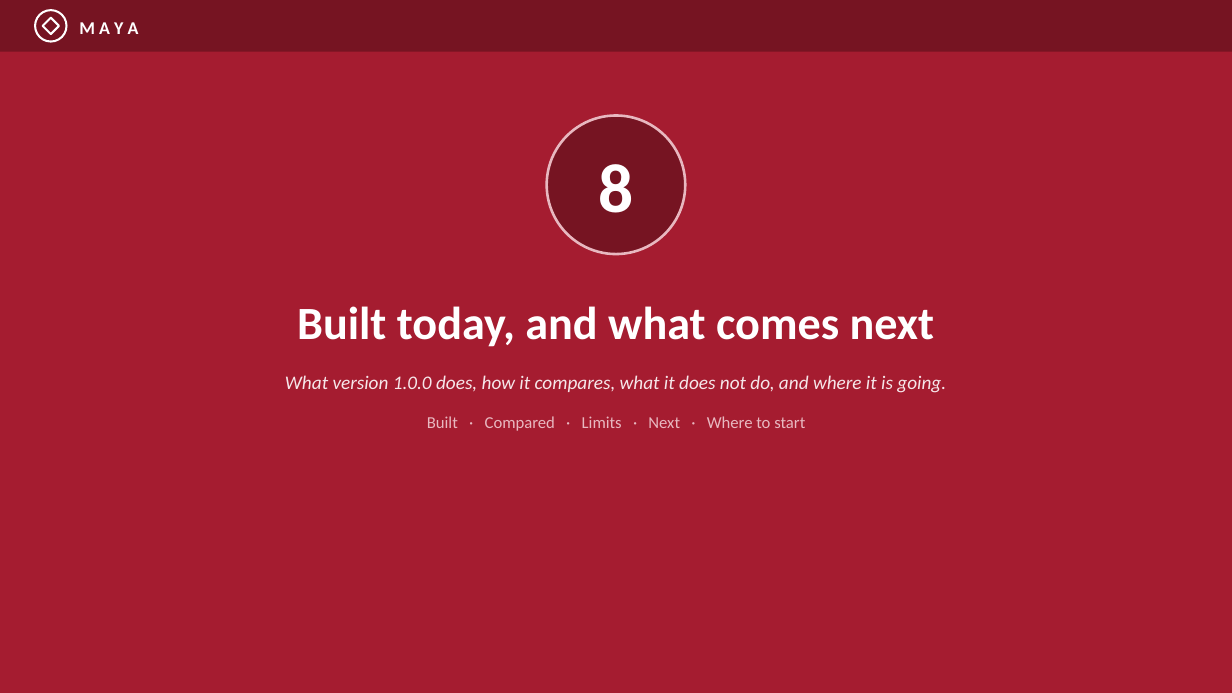
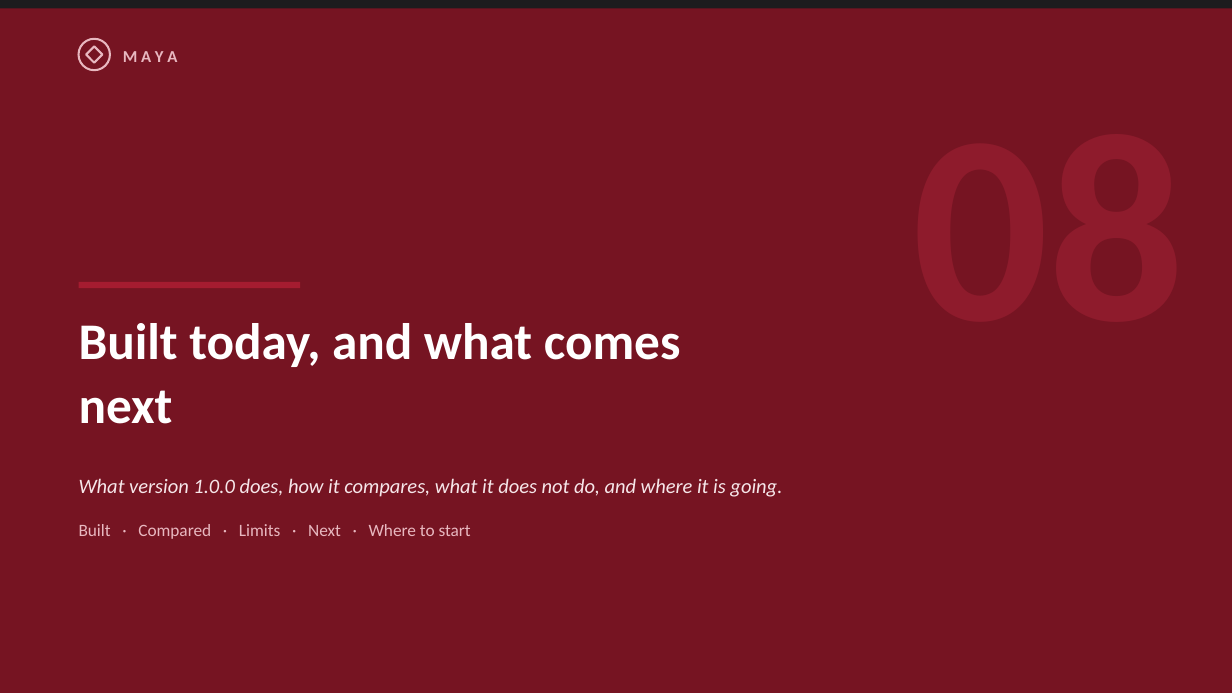
Before and after one commit to ajsinha/maya, a slide deck: slide 62 of docs/publications/MAYA-Model-Management-Formalism-and-System-Design.pptx. Drawn at 1232x693 pixels with LibreOffice and Linux fonts; fonts in the diff are those of the drawing. Boxes give left, top, right and bottom in pixels: in the first picture for what was removed or moved away, otherwise in the second. Text is boxed around its words. In the diff, an @@ line names an element or a change of style, - is before the commit and + after.

```diff
--- a/docs/publications/MAYA-Model-Management-Formalism-and-System-Design.pptx
+++ b/docs/publications/MAYA-Model-Management-Formalism-and-System-Design.pptx
@@ rectangle at [0,0,1232,693]: fill #A51C30 to #761422 @@
@@ rectangle: place and size @@
-rectangle at [0,0,1232,52]
+rectangle at [0,0,1232,8]
@@ rectangle at [0,0,1232,8]: fill #761422 to #1C1C1E @@
@@ ellipse at [79,39,110,70]: outline #FFFFFF 1.6 pt to #E8B8C0 1.6 pt @@
@@ 1 text, 1 ellipse, 1 diamond: place and size @@
-1 text, 1 ellipse, 1 diamond at [35,10,139,42]
+1 text, 1 ellipse, 1 diamond at [79,39,177,70]
@@ diamond at [86,46,103,63]: outline #FFFFFF 1.6 pt to #E8B8C0 1.6 pt @@
@@ text "M A Y A" at [123,51,177,62]: size 14 to 13 pt, text colour #FFFFFF to #E8B8C0 @@
@@ ellipse removed at [547,116,686,254] @@
@@ text removed at [598,164,633,213] @@
-8
@@ rectangle added at [79,282,300,288], fill #A51C30 @@
@@ text "Built today, and what comes ...": place and size @@
-text "Built today, and what comes ..." at [297,306,934,347]
+text "Built today, and what comes ..." at [79,323,681,424]
@@ text "Built today, and what comes ..." at [79,323,681,424]: size 36 to 40 pt; alignment centre to left; line spacing 1.2 to 1.05 @@
@@ text "What version 1.0.0 does, how ...": place and size @@
-text "What version 1.0.0 does, how ..." at [285,375,946,431]
+text "What version 1.0.0 does, how ..." at [79,478,782,539]
@@ text "What version 1.0.0 does, how ..." at [79,478,782,539]: size 15 to 16 pt in "What version 1.0.0 does, how it compares, ..."; size 13 to 13.5 pt in "Built · Compared · Limits · Next ..."; alignment centre to left; more space between paragraphs; line spacing 1.25 to 1.3 @@
```
Also in this commit, not shown: 7 other slides changed, 3 other files.
